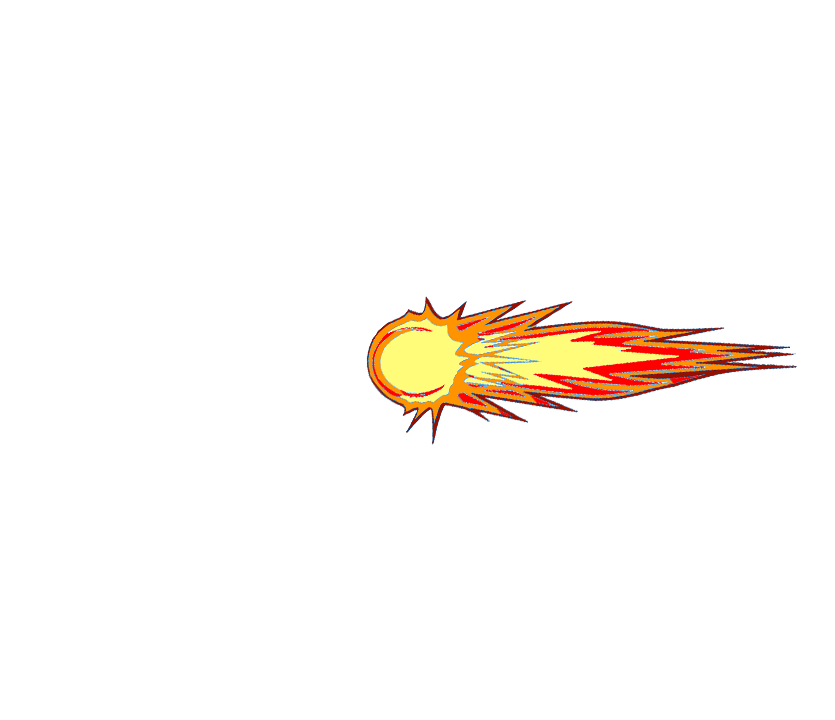
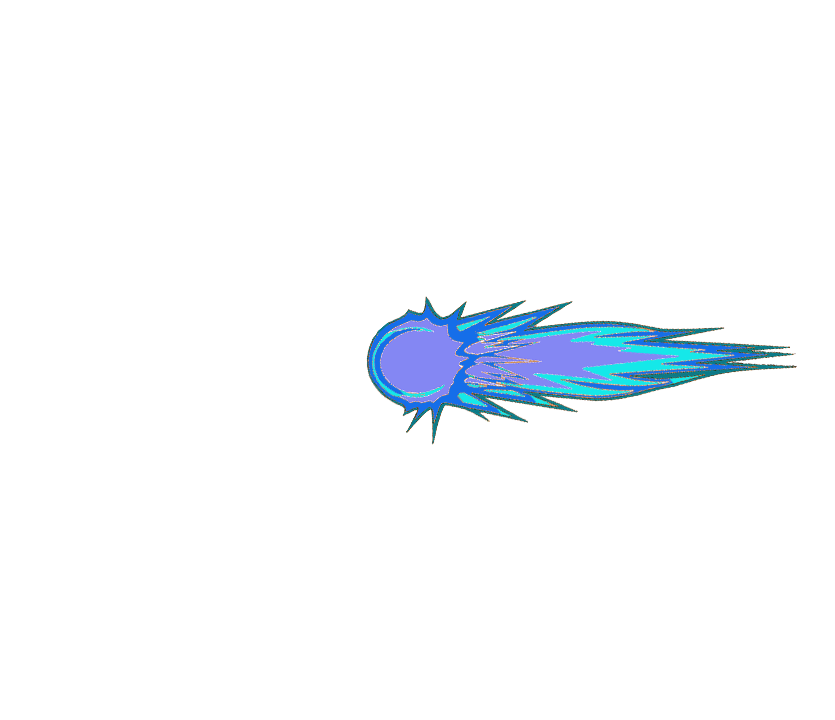
Before/after of a 835px x 720px layered artwork. What changed in the layer stack:
pixels changed over box(366, 296, 797, 445) (layer not identified)
